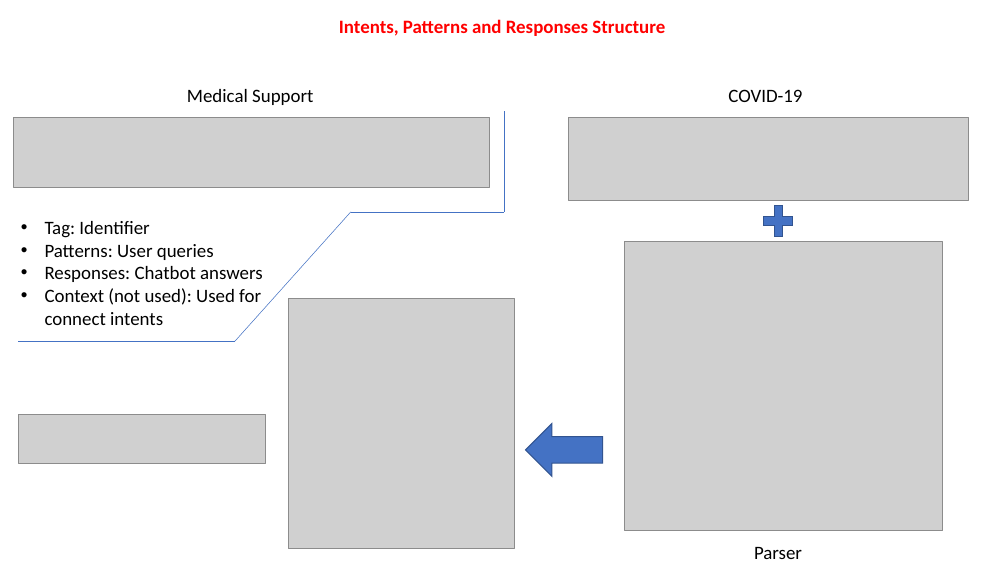
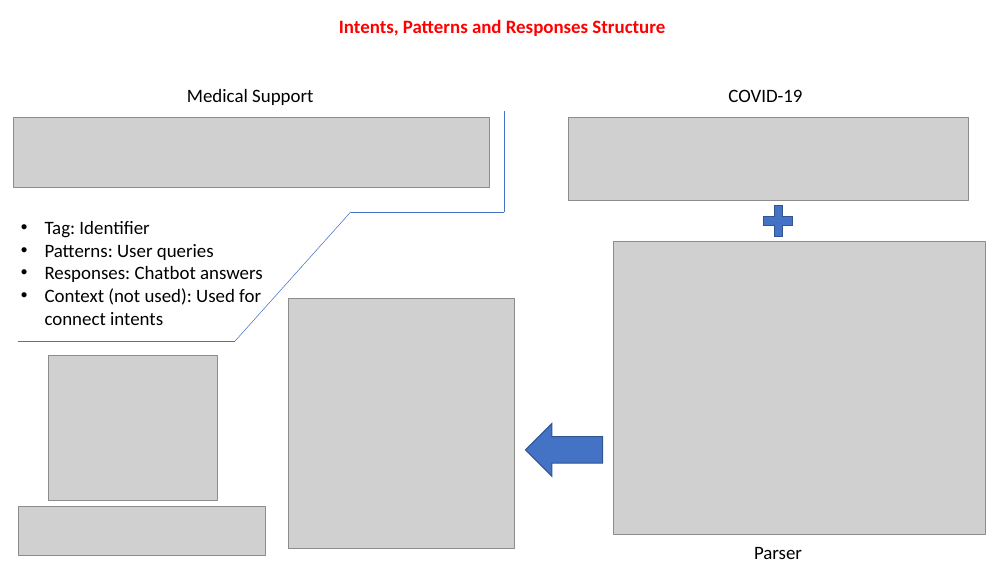
Before and after one commit to Alanespartan/Deep-Learning-Chatbot-Project, a slide deck: slide 3 of presentation.pptx. Drawn at 1008x567 pixels with LibreOffice and Linux fonts; fonts in the diff are those of the drawing; grey boxes stand for pictures. Boxes give left, top, right and bottom in pixels: in the first picture for what was removed or moved away, otherwise in the second. Text is boxed around its words. In the diff, an @@ line names an element or a change of style, - is before the commit and + after.

```diff
--- a/presentation.pptx
+++ b/presentation.pptx
@@ picture: place and size @@
-picture at bbox=[625, 242, 943, 531]
+picture at bbox=[614, 242, 985, 535]
@@ picture added at bbox=[49, 355, 219, 501] @@
@@ picture: place and size @@
-picture at bbox=[18, 415, 265, 464]
+picture at bbox=[18, 507, 265, 556]
```
Also in this commit, not shown: 2 other slides changed, 1 slide removed.
